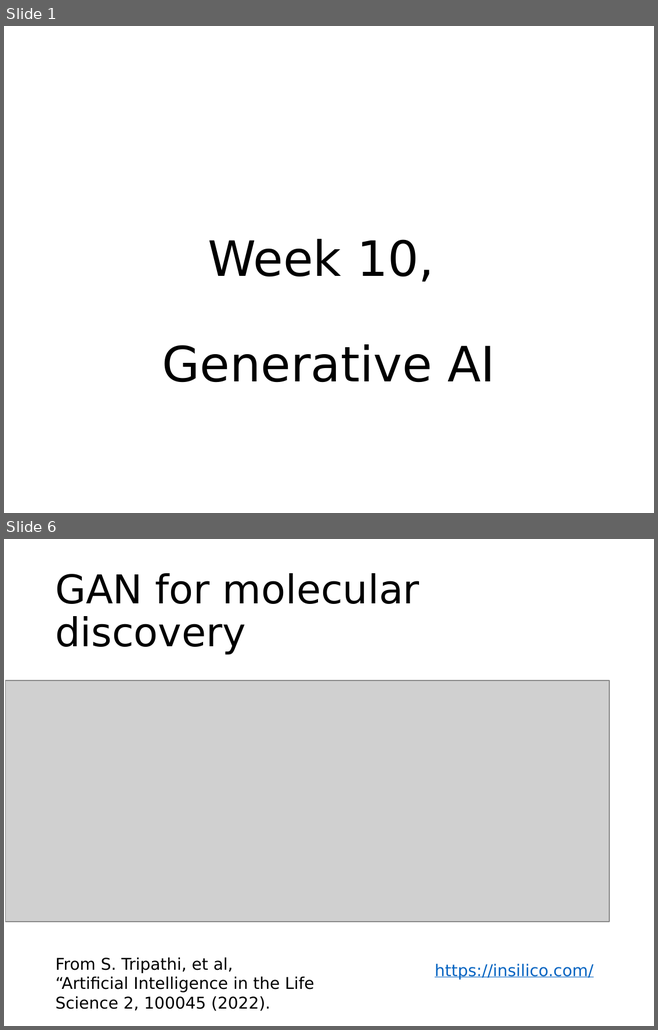
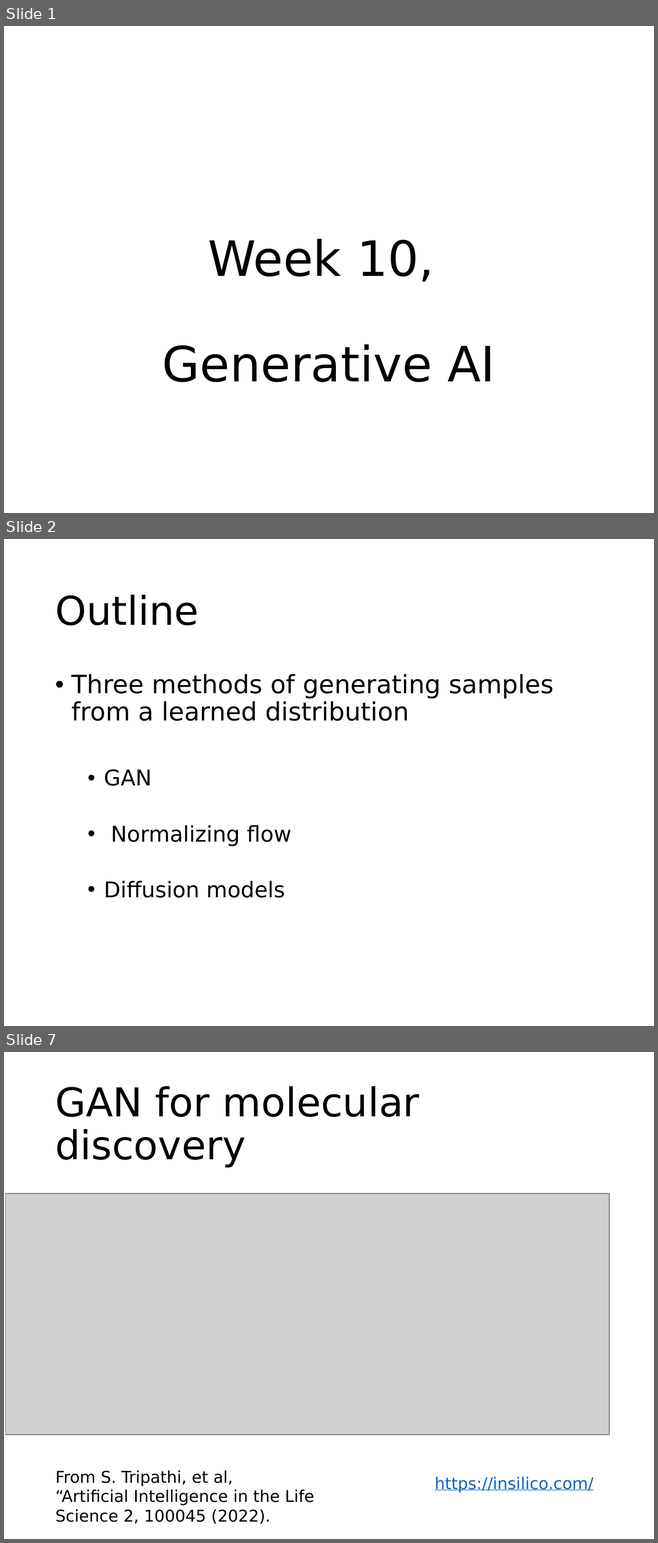
Before and after one commit to phywjs/phywjs.github.io, a slide deck: AIS5103/ML-slide-10.pptx. Shown one above the other, each under a label of ours: slides 1 and 6 before the commit, slides 1, 2 and 7 after it; the slides between them are not shown. The pictures are 658x1030 and 658x1543 pixels, drawn with LibreOffice and Linux fonts; fonts in the diff are those of the drawing; grey boxes stand for pictures. Boxes give left, top, right and bottom in pixels: in the first picture for what was removed or moved away, otherwise in the second. Text is boxed around its words. In the diff, an @@ line names an element or a change of style, - is before the commit and + after.

```diff
--- a/AIS5103/ML-slide-10.pptx
+++ b/AIS5103/ML-slide-10.pptx
@@ slide 2 added at (x1=4, y1=539, x2=654, y2=1026), background #FFFFFF @@
@@ title added at (x1=55, y1=595, x2=198, y2=625), 44 pt, text #000000 @@
+Outline
@@ text added at (x1=71, y1=674, x2=553, y2=898), 28 pt, text #000000 @@
+• Three methods of generating samples from a learned distribution
+  • GAN
+  • Normalizing flow
+  • Diffusion models
@@ what was slide 6 is now slide 7 @@
```
Also in this commit, not shown: 7 slides changed, 2 other slides added, 1 slide removed, 3 other files.
